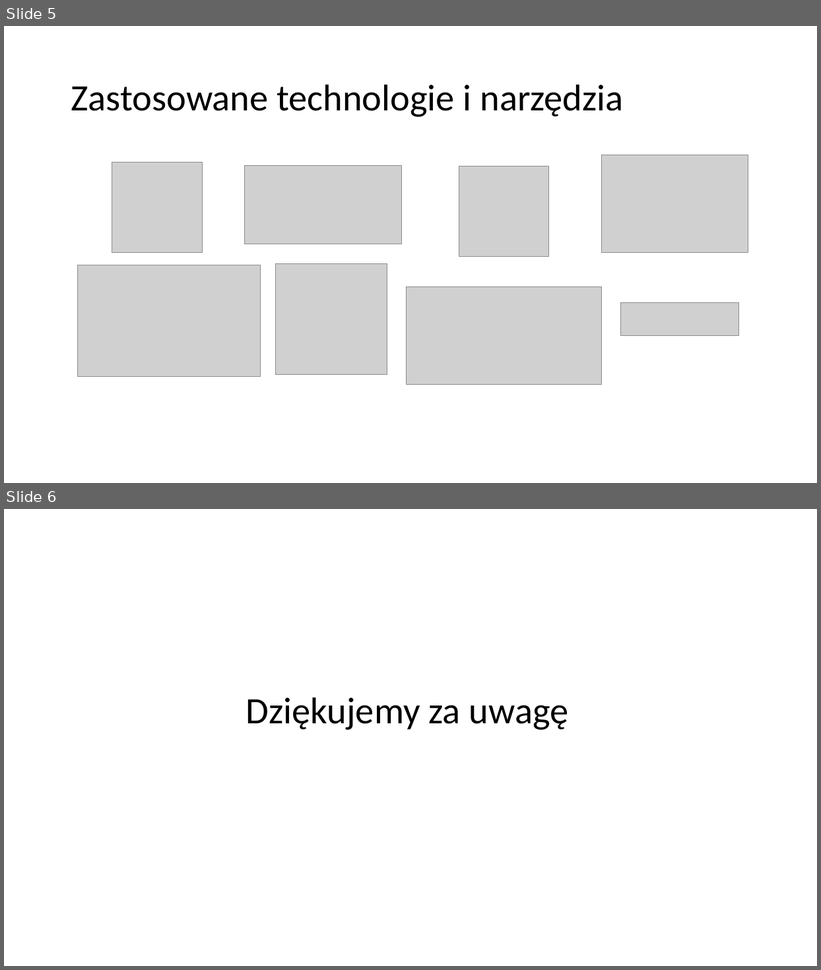
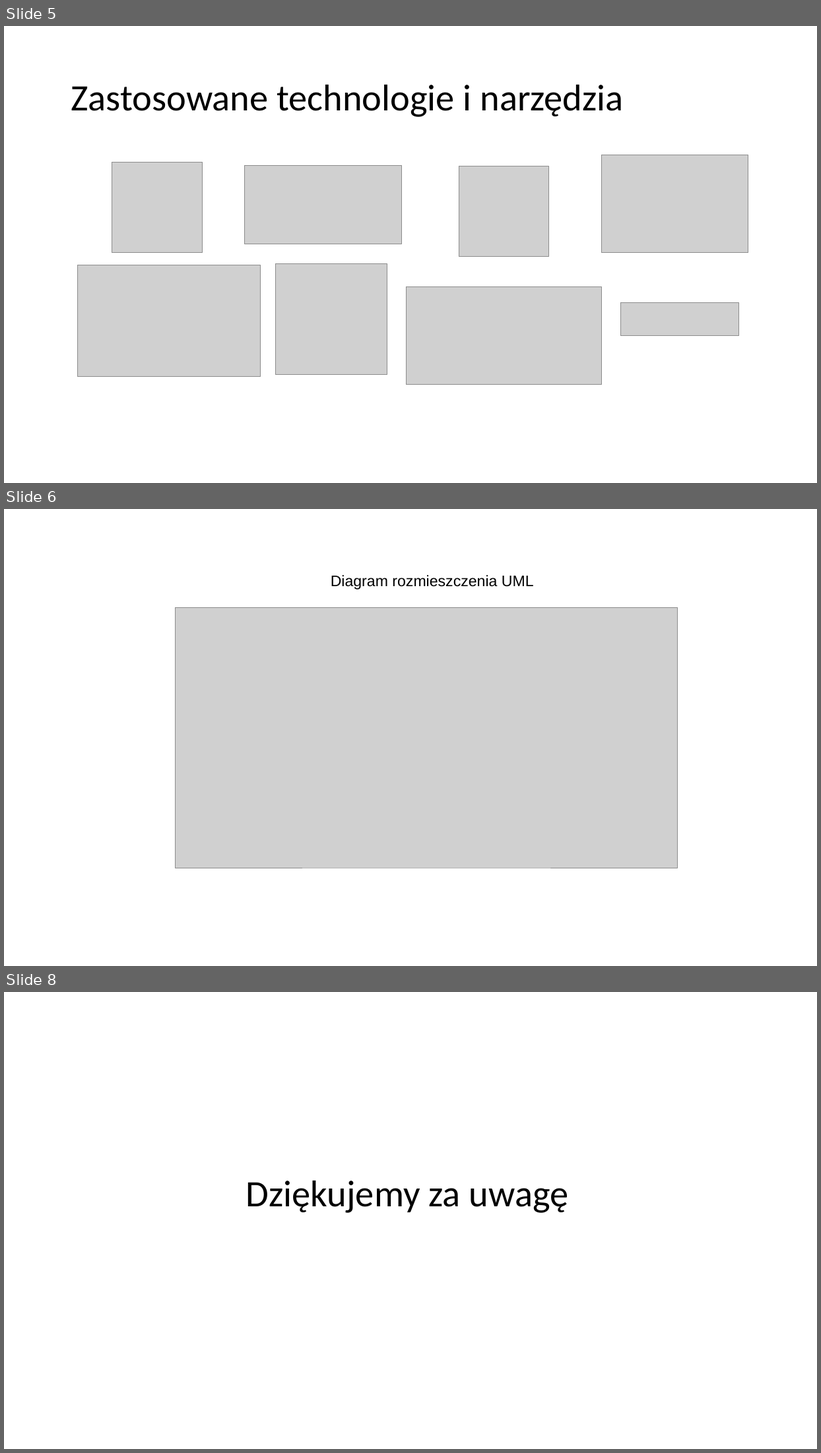
Before and after one commit to najwi/iot-parking, a slide deck: docs/prezentacja IoT.pptx. Shown one above the other, each under a label of ours: slides 5 and 6 before the commit, slides 5, 6 and 8 after it; the slides between them are not shown. The pictures are 821x970 and 821x1453 pixels, drawn with LibreOffice and Linux fonts; fonts in the diff are those of the drawing; grey boxes stand for pictures; background and template pictures are left out. Boxes give left, top, right and bottom in pixels: in the first picture for what was removed or moved away, otherwise in the second. Text is boxed around its words. In the diff, an @@ line names an element or a change of style, - is before the commit and + after.

```diff
--- a/docs/prezentacja IoT.pptx
+++ b/docs/prezentacja IoT.pptx
@@ slide 6 added at <box>4,509,817,966</box>, background picture (left out); not listed: 1 template element that a slide beside it also shows @@
@@ text added at <box>331,575,534,590</box>, 18 pt, text #000000 @@
+Diagram rozmieszczenia UML
@@ picture added at <box>176,607,678,868</box> @@
@@ what was slide 6 is now slide 8 @@
```
Also in this commit, not shown: 1 slide changed, 1 other slide added.
